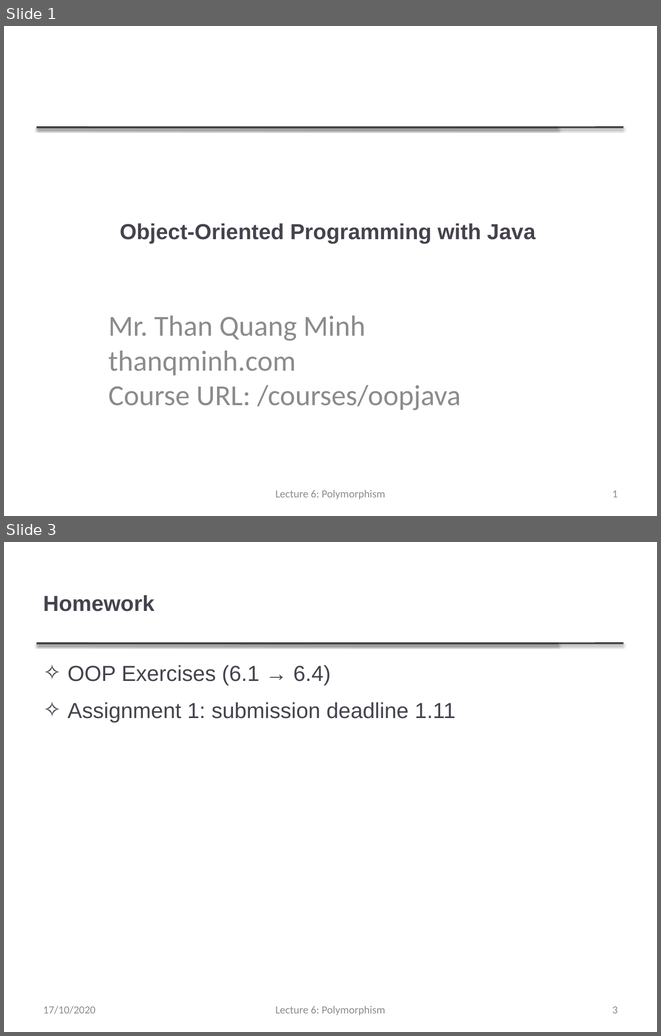
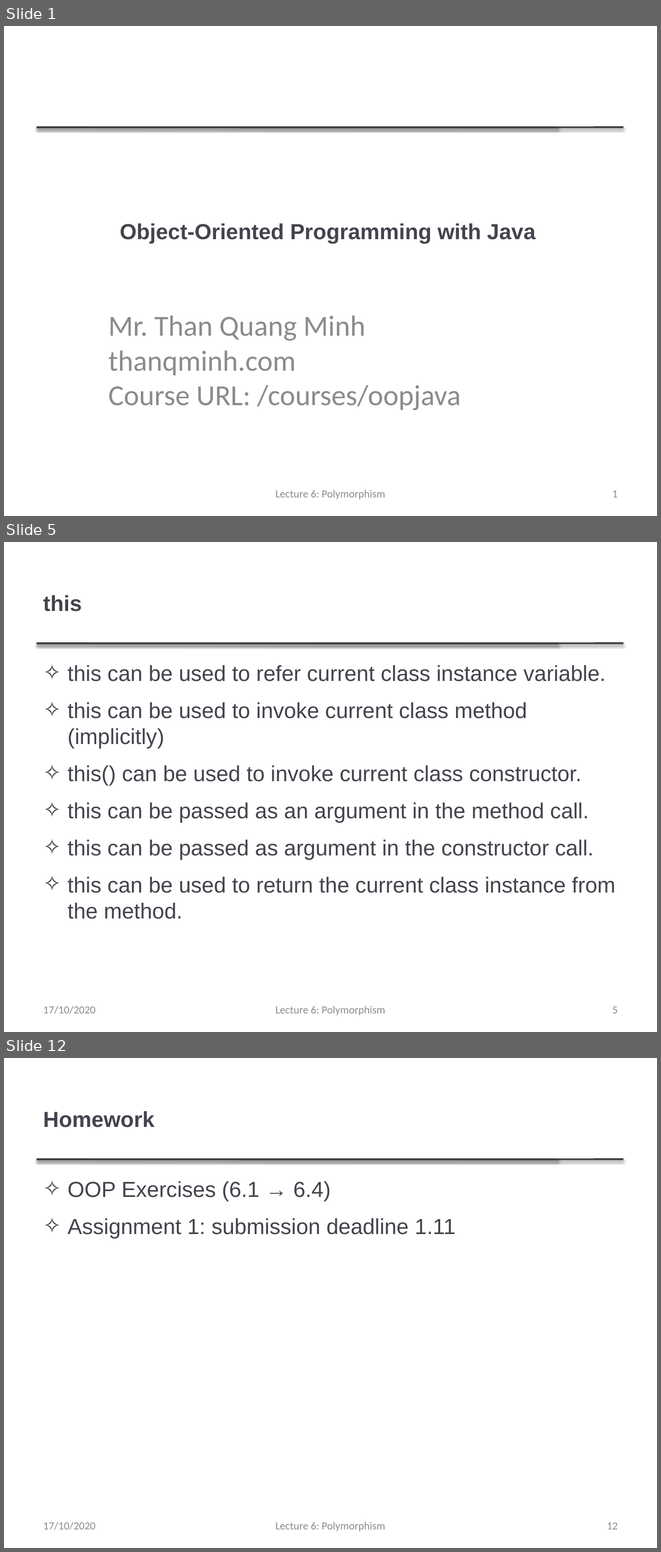
Before and after one commit to thanqminh/thanqminh.github.io, a slide deck: courses/oopjava/lecture5.pptx. Shown one above the other, each under a label of ours: slides 1 and 3 before the commit, slides 1, 5 and 12 after it; the slides between them are not shown. The pictures are 661x1036 and 661x1552 pixels, drawn with LibreOffice and Linux fonts; fonts in the diff are those of the drawing. Boxes give left, top, right and bottom in pixels: in the first picture for what was removed or moved away, otherwise in the second. Text is boxed around its words. In the diff, an @@ line names an element or a change of style, - is before the commit and + after.

```diff
--- a/courses/oopjava/lecture5.pptx
+++ b/courses/oopjava/lecture5.pptx
@@ slide 5 added at [4,542,657,1032], background #FFFFFF; not listed: 2 template elements that a slide beside it also shows @@
@@ title added at [43,595,82,611], 24 pt, text #46424D, bold @@
+this
@@ text added at [68,665,615,919], 24 pt, text #46424D @@
+✧ this can be used to refer current class instance variable.
+✧ this can be used to invoke current class method (implicitly)
+✧ this() can be used to invoke current class constructor.
+✧ this can be passed as an argument in the method call.
+✧ this can be passed as argument in the constructor call.
+✧ this can be used to return the current class instance from the method.
@@ text added at [43,1006,96,1014], 12 pt, text #8C8C8C @@
+17/10/2020
@@ text added at [275,1006,385,1015], 12 pt, text #8C8C8C @@
+Lecture 6: Polymorphism
@@ page number added at [612,1006,618,1013], 12 pt, text #8C8C8C @@
+5
@@ what was slide 3 is now slide 12 @@
@@ page number at [607,1522,618,1529]: text changed @@
-3
+12
```
Also in this commit, not shown: 1 slide changed, 8 other slides added.
